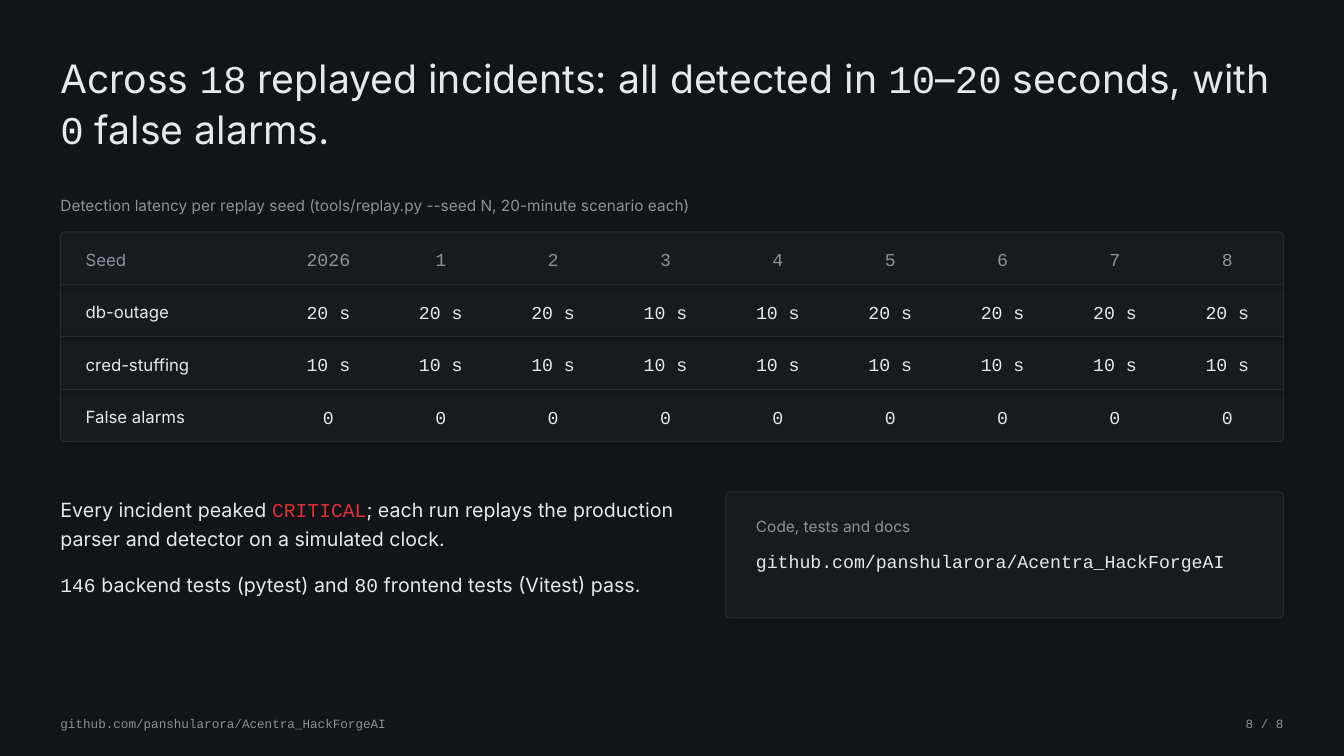
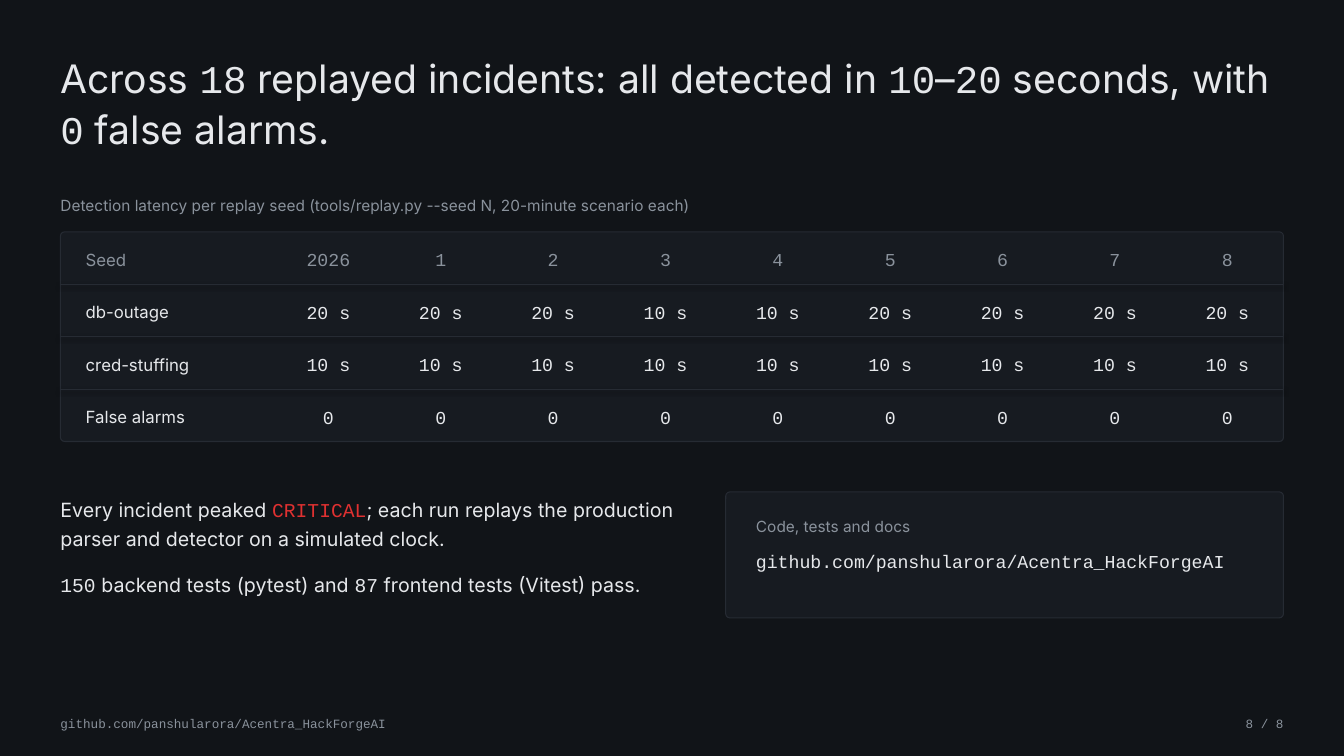
Before and after one commit to panshularora/Acentra_HackForgeAI, a slide deck: slide 8 of docs/presentation/ClaimsWatch.pptx. Drawn at 1344x756 pixels with LibreOffice and Linux fonts; fonts in the diff are those of the drawing. Boxes give left, top, right and bottom in pixels: in the first picture for what was removed or moved away, otherwise in the second. Text is boxed around its words. In the diff, an @@ line names an element or a change of style, - is before the commit and + after.

Commit message:
docs(presentation): refresh test counts after merging main

```diff
--- a/docs/presentation/ClaimsWatch.pptx
+++ b/docs/presentation/ClaimsWatch.pptx
@@ text at bbox=[60, 576, 641, 596]: text changed @@
-146 backend tests (pytest) and 80 frontend tests (Vitest) pass.
+150 backend tests (pytest) and 87 frontend tests (Vitest) pass.
```
Also in this commit, not shown: 3 other files.
